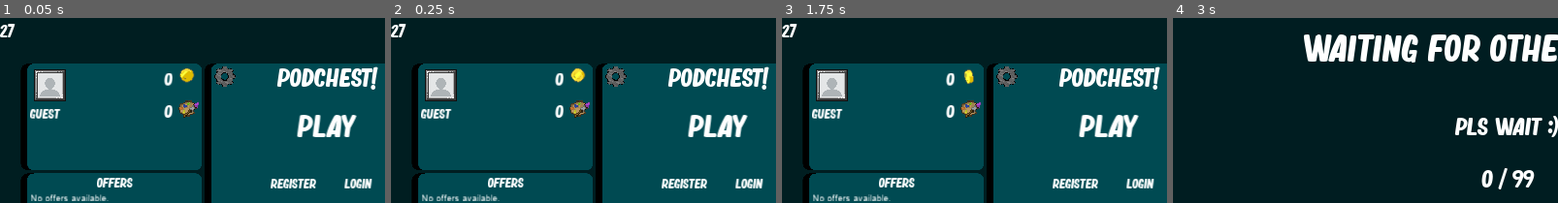
Above: before the commit, frames 1-4 (left to right).
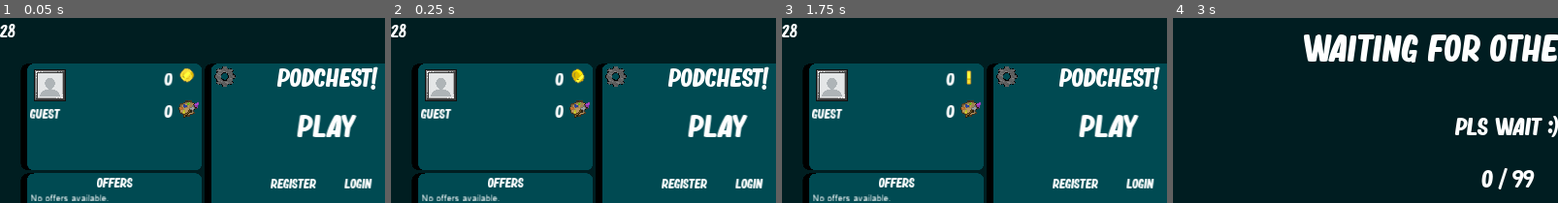
Above: after the commit, the same moments.

Repository: Ludermis/Podchest
Game: Godot game, scene res://Prefabs/Scenes/MainScene.tscn
The game is run twice, just before and just after one commit, with the same random seed, the same clock (stepped at 60 frames per second) and the same inputs.
Inputs (mouse positions are % of the whole screen's width and height, from its top left):
- Up to frame 1 (0.05 s): no input
- Up to frame 2 (0.25 s): no input
- Up to frame 3 (1.75 s): click "Play" at 0.5 s; click "Main Menu" at 1.25 s
- Up to frame 4 (3 s): click "Play" at 2 s; tap Enter at 2.75 s; move the mouse to (72, 44) at 2.77 s; hold D (right) from 2.78 s (still down); click (72, 44) at 2.85 s
The pictures show only the part of the screen within x 7-57%, y 0-50%; the shares and areas given below are measured in that part.

The runs differ from the first frame. In frame 1, 0.3% of the frame differs, in the area x 2-51%, y 3-36%; in frame 2, 0.3%; in frame 3, 0.2%; in frame 4, nothing differs.

Commit message:
Lynext
Build 28

Diff:
--- a/Prefabs/Scenes/MainScene.tscn
+++ b/Prefabs/Scenes/MainScene.tscn
@@ -481,7 +481,7 @@
 position = Vector2( 411.432, 42.1931 )
 scale = Vector2( 2, 2 )
 frames = SubResource( 13 )
-frame = 3
+frame = 4
 playing = true
 
 [node name="APSprite" type="AnimatedSprite" parent="AccountPanel"]
--- a/Scripts/Base/Character.gd
+++ b/Scripts/Base/Character.gd
@@ -15,6 +15,30 @@
 var directionsInt = {1: "down", 2: "downRight", 3: "right", 4: "upRight", 5: "up", 6: "upLeft", 7: "left", 8: "downLeft"}
 var directionsString = {"down": 1,"downRight": 2,"right": 3,"upRight": 4,"up": 5,"upLeft": 6,"left": 7,"downLeft": 8}
 var skills = {}
+var impacts = {}
+var uniqueImpactID = 0
+
+func newUniqueImpactID ():
+	uniqueImpactID += 1
+	get_tree().root.get_node("Main").rpc_id(1,"objectUpdated",Client.selfPeerID,id,{"uniqueImpactID": uniqueImpactID})
+
+func addImpact (imp, data, index):
+	var willBeSent = false
+	if index == -1:
+		newUniqueImpactID()
+		willBeSent = true
+		index = uniqueImpactID
+	impacts[index] = load("res://Scripts/Impacts/" + imp + ".gd").new()
+	impacts[index].id = index
+	impacts[index].ownerNode = id
+	for i in data:
+		impacts[index][i] = data[i]
+	if willBeSent:
+		get_tree().root.get_node("Main").rpc_id(1,"objectCalled",Client.selfPeerID, id, "addImpact",[imp,data,index])
+	return index
+
+func removeImpact (index):
+	impacts.erase(index)
 
 func setSkin (newSkin):
 	skin = newSkin
@@ -26,6 +50,17 @@
 		$Skin/Leg2.texture.atlas = atlas
 		$Skin/Hand1.texture.atlas = atlas
 		$Skin/Hand2.texture.atlas = atlas
+
+func impactSystem (delta):
+	for i in impacts:
+		impacts[i].update(delta)
+
+func updateImpactInfo (which, data):
+	for i in data:
+		impacts[which].set(i,data[i])
+
+func impactCalled (which, funcName, data):
+	impacts[which].callv(funcName,data)
 
 func setDesiredDirection (dir):
 	desiredDirection = dir
@@ -117,6 +152,11 @@
 		$Camera2D.zoomLevel = max($Camera2D.zoomLevel - 1,1)
 
 func animationHandler ():
+	# For animations we cant stop
+	var cantStop = ["rooted","rootedEnd"]
+	var curAnim = $Skin/AnimationPlayer.current_animation
+	if curAnim != null && cantStop.has(curAnim):
+		return
 	if animation == "idle":
 		if $Skin/AnimationPlayer.assigned_animation != direction + "Idle":
 			$Skin/AnimationPlayer.play(direction + "Idle")
--- /dev/null
+++ b/Scripts/Base/Impact.gd
@@ -0,0 +1,7 @@
+extends Node
+
+var type = "defaultImpactType"
+var id
+
+func _ready():
+	pass
--- a/Scripts/Characters/Mold.gd
+++ b/Scripts/Characters/Mold.gd
@@ -65,6 +65,7 @@
 func _physics_process(delta):
 	animationHandler()
 	skillSystem(delta)
+	impactSystem(delta)
 	if Client.selfPeerID == Vars.roomMaster && remainingClonesToSummon > 0:
 		get_tree().root.get_node("Main").rpc_id(1,"objectCreated",Client.selfPeerID,"res://Prefabs/Objects/FakePlayer.tscn",{"whoSummoned": id, "position": position, "disguised": foundEnemy})
 		remainingClonesToSummon -= 1
--- a/Scripts/Characters/Villager.gd
+++ b/Scripts/Characters/Villager.gd
@@ -51,6 +51,7 @@
 func _physics_process(delta):
 	animationHandler()
 	skillSystem(delta)
+	impactSystem(delta)
 	if id == Client.selfPeerID:
 		inputHandler()
 		movementHandler()
--- a/Scripts/Characters/Xedarin.gd
+++ b/Scripts/Characters/Xedarin.gd
@@ -40,6 +40,7 @@
 func _physics_process(delta):
 	animationHandler()
 	skillSystem(delta)
+	impactSystem(delta)
 	if id == Client.selfPeerID:
 		inputHandler()
 		movementHandler()
--- a/Scripts/Global/Vars.gd
+++ b/Scripts/Global/Vars.gd
@@ -1,7 +1,7 @@
 extends Node
 
 var friction = 0.2
-var serverIP = "localhost"
+var serverIP = "163.172.223.38"
 var serverPort = 27015
 var dirtCount = 0
 var dirts = {}
@@ -17,7 +17,7 @@
 var objects = {}
 var roomMaster = -1
 var ping = 9999
-var build = "27"
+var build = "28"
 var buildConfirmed = false
 var newBuildIfMineWrong
 
--- /dev/null
+++ b/Scripts/Impacts/RootImpact.gd
@@ -0,0 +1,47 @@
+extends "res://Scripts/Base/Impact.gd"
+
+var ownerNode
+var began = false
+var timeRemaining
+var impactName = "RootImpact"
+var animStart
+var animEnd
+
+func _init():
+	type = "constant"
+
+func getSharedData ():
+	var data = {}
+	data["timeRemaining"] = timeRemaining
+	data["began"] = began
+	return data
+
+func begin():
+	if Client.selfPeerID == Vars.roomMaster:
+		Vars.objects[ownerNode].canMove = false
+		if animStart != null:
+			Vars.objects[ownerNode].animation = animStart
+			Vars.objects[ownerNode].get_tree().root.get_node("Main").rpc_id(1,"objectUpdated",Client.selfPeerID,ownerNode,{"animation": animStart})
+		began = true
+
+func update(delta):
+	if Client.selfPeerID == Vars.roomMaster:
+		if !began:
+			begin()
+		Vars.objects[ownerNode].canMove = false
+		timeRemaining -= delta
+		if  animEnd != null && timeRemaining <= 0.1:
+			Vars.objects[ownerNode].animation = animEnd
+			Vars.objects[ownerNode].get_tree().root.get_node("Main").rpc_id(1,"objectUpdated",Client.selfPeerID,ownerNode,{"animation": animEnd})
+		if timeRemaining <= 0:
+			end()
+			return
+		Vars.objects[ownerNode].get_tree().root.get_node("Main").rpc_id(1,"objectUpdated",Client.selfPeerID,ownerNode,{"canMove": false})
+		Vars.objects[ownerNode].get_tree().root.get_node("Main").rpc_id(1,"objectCalled",Client.selfPeerID,ownerNode,"updateImpactInfo",[id,getSharedData()])
+
+func end():
+	if Client.selfPeerID == Vars.roomMaster:
+		Vars.objects[ownerNode].canMove = true
+		Vars.objects[ownerNode].impacts.erase(id)
+		Vars.objects[ownerNode].get_tree().root.get_node("Main").rpc_id(1,"objectUpdated",Client.selfPeerID,ownerNode,{"canMove": true})
+		Vars.objects[ownerNode].get_tree().root.get_node("Main").rpc_id(1,"objectCalled",Client.selfPeerID,ownerNode,"removeImpact",[id])
--- a/Scripts/Objects/BearTrap.gd
+++ b/Scripts/Objects/BearTrap.gd
@@ -16,10 +16,6 @@
 		$AnimatedSprite.play("default")
 
 func tree_exited():
-	if Client.selfPeerID == Vars.roomMaster && trappedPlayer != -1 && Vars.objects.has(trappedPlayer) && !Vars.objects[trappedPlayer].anySkillCasting():
-		Vars.objects[trappedPlayer].canMove = true
-		Vars.objects[trappedPlayer].animation = "rootedEnd"
-		get_tree().root.get_node("Main").rpc_id(1,"objectUpdated",Client.selfPeerID,trappedPlayer,{"canMove": true, "animation": "rootedEnd"})
 	if Vars.objects.has(id):
 		Vars.objects.erase(id)
 
@@ -63,7 +59,5 @@
 			trapTimeRemaining = 2
 			$AnimatedSprite.play("default")
 			trappedPlayer = body.id
-			body.canMove = false
-			body.animation = "rooted"
-			get_tree().root.get_node("Main").rpc_id(1,"objectUpdated",Client.selfPeerID,body.id,{"canMove": false, "animation": "rooted"})
+			body.addImpact("RootImpact", {"timeRemaining": trapTimeRemaining, "animStart": "rooted", "animEnd": "rootedEnd"}, -1)
 			get_tree().root.get_node("Main").rpc_id(1,"objectUpdated",Client.selfPeerID,id,{"animationPlayed": true, "trappedPlayer": trappedPlayer})
--- a/Scripts/Skills/Mold/MoldRSkill.gd
+++ b/Scripts/Skills/Mold/MoldRSkill.gd
@@ -49,21 +49,18 @@
 		casting = true
 		Vars.objects[characterNode].get_tree().root.get_node("Main/CanvasLayer/ProgressBar").visible = true
 		Vars.objects[characterNode].get_tree().root.get_node("Main/CanvasLayer/Skills/Skill3/Progress").modulate = Color.blue
-		Vars.objects[characterNode].canMove = false
+		Vars.objects[characterNode].addImpact("RootImpact", {"timeRemaining": castTime, "animStart": "cast", "animEnd": "downIdle"}, -1)
 		castRemaining = castTime
 		activeTimeRemaining = activeTime
 		Vars.objects[characterNode].get_tree().root.get_node("Main").rpc_id(1,"objectCalled",Client.selfPeerID,characterNode,"updateSkillInfo",[id,getSharedData()])
 
 func castEnd(castAlready):
 	if Client.selfPeerID == Vars.roomMaster && !castAlready:
-		Vars.objects[characterNode].canMove = true
-		Vars.objects[characterNode].animation = "downIdle"
 		casting = false
 		cooldownRemaining = cooldown
 		castRemaining = 9999
 		Vars.objects[characterNode].get_tree().root.get_node("Main").rpc_id(1,"objectCalled",Client.selfPeerID,characterNode,"updateSkillInfo",[id,getSharedData()])
 		Vars.objects[characterNode].get_tree().root.get_node("Main").rpc_id(1,"objectCalled",Client.selfPeerID,characterNode,"skillCalled",[id,"castEnd",[true]])
-		Vars.objects[characterNode].get_tree().root.get_node("Main").rpc_id(1,"objectUpdated",Client.selfPeerID,characterNode,{"canMove": true})
 		var foundEnemy = findRandomEnemyPlayer()
 		if foundEnemy == characterNode:
 			return
--- a/Scripts/Skills/Villager/VillagerESkill.gd
+++ b/Scripts/Skills/Villager/VillagerESkill.gd
@@ -65,7 +65,7 @@
 		Vars.objects[characterNode].get_tree().root.get_node("Main/CanvasLayer/ProgressBar").visible = true
 		Vars.objects[characterNode].get_tree().root.get_node("Main/CanvasLayer/Skills/Skill2/Progress").modulate = Color.blue
 		castLocation = Vars.objects[characterNode].get_global_mouse_position()
-		Vars.objects[characterNode].canMove = false
+		Vars.objects[characterNode].addImpact("RootImpact", {"timeRemaining": castTime, "animStart": "cast", "animEnd": "downIdle"}, -1)
 		castRemaining = castTime
 		effect.queue_free()
 		arrowEffect.queue_free()
@@ -74,14 +74,11 @@
 func castEnd(castAlready):
 	if Client.selfPeerID == Vars.roomMaster && !castAlready:
 		Vars.objects[characterNode].get_tree().root.get_node("Main").rpc_id(1,"objectCreated",Client.selfPeerID,"res://Prefabs/Objects/BearTrap.tscn",{"whoSummoned": characterNode, "position": Vars.objects[characterNode].position, "endPosition": castLocation})
-		Vars.objects[characterNode].canMove = true
-		Vars.objects[characterNode].animation = "downIdle"
 		casting = false
 		cooldownRemaining = cooldown
 		castRemaining = 9999
 		Vars.objects[characterNode].get_tree().root.get_node("Main").rpc_id(1,"objectCalled",Client.selfPeerID,characterNode,"updateSkillInfo",[id,getSharedData()])
 		Vars.objects[characterNode].get_tree().root.get_node("Main").rpc_id(1,"objectCalled",Client.selfPeerID,characterNode,"skillCalled",[id,"castEnd",[true]])
-		Vars.objects[characterNode].get_tree().root.get_node("Main").rpc_id(1,"objectUpdated",Client.selfPeerID,characterNode,{"canMove": true})
 	if Client.selfPeerID == characterNode:
 		Vars.objects[characterNode].get_tree().root.get_node("Main/CanvasLayer/ProgressBar").visible = false
 
--- a/Scripts/Skills/Villager/VillagerQSkill.gd
+++ b/Scripts/Skills/Villager/VillagerQSkill.gd
@@ -69,7 +69,7 @@
 		Vars.objects[characterNode].get_tree().root.get_node("Main/CanvasLayer/ProgressBar").visible = true
 		Vars.objects[characterNode].get_tree().root.get_node("Main/CanvasLayer/Skills/Skill1/Progress").modulate = Color.blue
 		castLocation = Vars.objects[characterNode].get_global_mouse_position()
-		Vars.objects[characterNode].canMove = false
+		Vars.objects[characterNode].addImpact("RootImpact", {"timeRemaining": castTime, "animStart": "cast", "animEnd": "downIdle"}, -1)
 		castRemaining = castTime
 		effect.queue_free()
 		arrowEffect.queue_free()
@@ -78,14 +78,11 @@
 func castEnd(castAlready):
 	if Client.selfPeerID == Vars.roomMaster && !castAlready:
 		Vars.objects[characterNode].get_tree().root.get_node("Main").rpc_id(1,"objectCreated",Client.selfPeerID,"res://Prefabs/Objects/Seed.tscn",{"whoSummoned": characterNode, "position": Vars.objects[characterNode].position, "endPosition": castLocation, "area": area})
-		Vars.objects[characterNode].canMove = true
-		Vars.objects[characterNode].animation = "downIdle"
 		casting = false
 		cooldownRemaining = cooldown
 		castRemaining = 9999
 		Vars.objects[characterNode].get_tree().root.get_node("Main").rpc_id(1,"objectCalled",Client.selfPeerID,characterNode,"updateSkillInfo",[id,getSharedData()])
 		Vars.objects[characterNode].get_tree().root.get_node("Main").rpc_id(1,"objectCalled",Client.selfPeerID,characterNode,"skillCalled",[id,"castEnd",[true]])
-		Vars.objects[characterNode].get_tree().root.get_node("Main").rpc_id(1,"objectUpdated",Client.selfPeerID,characterNode,{"canMove": true})
 	if Client.selfPeerID == characterNode:
 		Vars.objects[characterNode].get_tree().root.get_node("Main/CanvasLayer/ProgressBar").visible = false
 
--- a/Scripts/Skills/Villager/VillagerRSkill.gd
+++ b/Scripts/Skills/Villager/VillagerRSkill.gd
@@ -35,22 +35,20 @@
 		casting = true
 		Vars.objects[characterNode].get_tree().root.get_node("Main/CanvasLayer/ProgressBar").visible = true
 		Vars.objects[characterNode].get_tree().root.get_node("Main/CanvasLayer/Skills/Skill3/Progress").modulate = Color.blue
-		Vars.objects[characterNode].canMove = false
+		Vars.objects[characterNode].addImpact("RootImpact", {"timeRemaining": castTime, "animStart": "cast", "animEnd": "downIdle"}, -1)
 		castRemaining = castTime
 		activeTimeRemaining = activeTime
 		Vars.objects[characterNode].get_tree().root.get_node("Main").rpc_id(1,"objectCalled",Client.selfPeerID,characterNode,"updateSkillInfo",[id,getSharedData()])
 
 func castEnd(castAlready):
 	if Client.selfPeerID == Vars.roomMaster && !castAlready:
-		Vars.objects[characterNode].canMove = true
-		Vars.objects[characterNode].animation = "downIdle"
 		casting = false
 		cooldownRemaining = cooldown
 		castRemaining = 9999
 		Vars.objects[characterNode].get_tree().root.get_node("Main").rpc_id(1,"objectCalled",Client.selfPeerID,characterNode,"updateSkillInfo",[id,getSharedData()])
 		Vars.objects[characterNode].get_tree().root.get_node("Main").rpc_id(1,"objectCalled",Client.selfPeerID,characterNode,"skillCalled",[id,"castEnd",[true]])
 		Vars.objects[characterNode].setScytheActive(true)
-		Vars.objects[characterNode].get_tree().root.get_node("Main").rpc_id(1,"objectUpdated",Client.selfPeerID,characterNode,{"canMove": true, "scytheActive": true})
+		Vars.objects[characterNode].get_tree().root.get_node("Main").rpc_id(1,"objectUpdated",Client.selfPeerID,characterNode,{"scytheActive": true})
 	if Client.selfPeerID == characterNode:
 		Vars.objects[characterNode].get_tree().root.get_node("Main/CanvasLayer/ProgressBar").visible = false
 
--- a/Scripts/Skills/Xedarin/XedarinESkill.gd
+++ b/Scripts/Skills/Xedarin/XedarinESkill.gd
@@ -32,7 +32,7 @@
 		casting = true
 		Vars.objects[characterNode].get_tree().root.get_node("Main/CanvasLayer/ProgressBar").visible = true
 		Vars.objects[characterNode].get_tree().root.get_node("Main/CanvasLayer/Skills/Skill2/Progress").modulate = Color.blue
-		Vars.objects[characterNode].canMove = false
+		Vars.objects[characterNode].addImpact("RootImpact", {"timeRemaining": castTime, "animStart": "cast", "animEnd": "downIdle"}, -1)
 		castRemaining = castTime
 		Vars.objects[characterNode].get_tree().root.get_node("Main").rpc_id(1,"objectCalled",Client.selfPeerID,characterNode,"updateSkillInfo",[id,getSharedData()])
 
@@ -42,14 +42,11 @@
 			if Vars.objects.has(i):
 				Vars.objects[i].returnMode = true
 				Vars.objects[characterNode].get_tree().root.get_node("Main").rpc_id(1,"objectUpdated",Client.selfPeerID,i,{"returnMode": true})
-		Vars.objects[characterNode].canMove = true
-		Vars.objects[characterNode].animation = "downIdle"
 		casting = false
 		cooldownRemaining = cooldown
 		castRemaining = 9999
 		Vars.objects[characterNode].get_tree().root.get_node("Main").rpc_id(1,"objectCalled",Client.selfPeerID,characterNode,"updateSkillInfo",[id,getSharedData()])
 		Vars.objects[characterNode].get_tree().root.get_node("Main").rpc_id(1,"objectCalled",Client.selfPeerID,characterNode,"skillCalled",[id,"castEnd",[true]])
-		Vars.objects[characterNode].get_tree().root.get_node("Main").rpc_id(1,"objectUpdated",Client.selfPeerID,characterNode,{"canMove": true})
 	if Client.selfPeerID == characterNode:
 		Vars.objects[characterNode].get_tree().root.get_node("Main/CanvasLayer/ProgressBar").visible = false
 
--- a/Scripts/Skills/Xedarin/XedarinQSkill.gd
+++ b/Scripts/Skills/Xedarin/XedarinQSkill.gd
@@ -32,7 +32,7 @@
 		casting = true
 		Vars.objects[characterNode].get_tree().root.get_node("Main/CanvasLayer/ProgressBar").visible = true
 		Vars.objects[characterNode].get_tree().root.get_node("Main/CanvasLayer/Skills/Skill1/Progress").modulate = Color.blue
-		Vars.objects[characterNode].canMove = false
+		Vars.objects[characterNode].addImpact("RootImpact", {"timeRemaining": castTime, "animStart": "cast", "animEnd": "downIdle"}, -1)
 		castRemaining = castTime
 		Vars.objects[characterNode].get_tree().root.get_node("Main").rpc_id(1,"objectCalled",Client.selfPeerID,characterNode,"updateSkillInfo",[id,getSharedData()])
 
@@ -40,14 +40,11 @@
 	if Client.selfPeerID == Vars.roomMaster && !castAlready:
 		for i in range(3):
 			Vars.objects[characterNode].get_tree().root.get_node("Main").rpc_id(1,"objectCreated",Client.selfPeerID,"res://Prefabs/Objects/Clock.tscn",{"whoSummoned": characterNode, "position": Vars.objects[characterNode].position})
-		Vars.objects[characterNode].canMove = true
-		Vars.objects[characterNode].animation = "downIdle"
 		casting = false
 		cooldownRemaining = cooldown
 		castRemaining = 9999
 		Vars.objects[characterNode].get_tree().root.get_node("Main").rpc_id(1,"objectCalled",Client.selfPeerID,characterNode,"updateSkillInfo",[id,getSharedData()])
 		Vars.objects[characterNode].get_tree().root.get_node("Main").rpc_id(1,"objectCalled",Client.selfPeerID,characterNode,"skillCalled",[id,"castEnd",[true]])
-		Vars.objects[characterNode].get_tree().root.get_node("Main").rpc_id(1,"objectUpdated",Client.selfPeerID,characterNode,{"canMove": true})
 	if Client.selfPeerID == characterNode:
 		Vars.objects[characterNode].get_tree().root.get_node("Main/CanvasLayer/ProgressBar").visible = false
 
--- a/Scripts/Skills/Xedarin/XedarinRSkill.gd
+++ b/Scripts/Skills/Xedarin/XedarinRSkill.gd
@@ -34,7 +34,7 @@
 		casting = true
 		Vars.objects[characterNode].get_tree().root.get_node("Main/CanvasLayer/ProgressBar").visible = true
 		Vars.objects[characterNode].get_tree().root.get_node("Main/CanvasLayer/Skills/Skill3/Progress").modulate = Color.blue
-		Vars.objects[characterNode].canMove = false
+		Vars.objects[characterNode].addImpact("RootImpact", {"timeRemaining": castTime, "animStart": "cast", "animEnd": "downIdle"}, -1)
 		castRemaining = castTime
 		Vars.objects[characterNode].get_tree().root.get_node("Main").rpc_id(1,"objectCalled",Client.selfPeerID,characterNode,"updateSkillInfo",[id,getSharedData()])
 
@@ -56,14 +56,11 @@
 				elif Vars.dirts.has(pos):
 					Vars.tryChangeDirt(Client.selfPeerID,Vars.objects[characterNode].id,pos,1)
 
-		Vars.objects[characterNode].canMove = true
-		Vars.objects[characterNode].animation = "downIdle"
 		casting = false
 		cooldownRemaining = cooldown
 		castRemaining = 9999
 		Vars.objects[characterNode].get_tree().root.get_node("Main").rpc_id(1,"objectCalled",Client.selfPeerID,characterNode,"updateSkillInfo",[id,getSharedData()])
 		Vars.objects[characterNode].get_tree().root.get_node("Main").rpc_id(1,"objectCalled",Client.selfPeerID,characterNode,"skillCalled",[id,"castEnd",[true]])
-		Vars.objects[characterNode].get_tree().root.get_node("Main").rpc_id(1,"objectUpdated",Client.selfPeerID,characterNode,{"canMove": true})
 	if Client.selfPeerID == characterNode:
 		Vars.objects[characterNode].get_tree().root.get_node("Main/CanvasLayer/ProgressBar").visible = false
 
